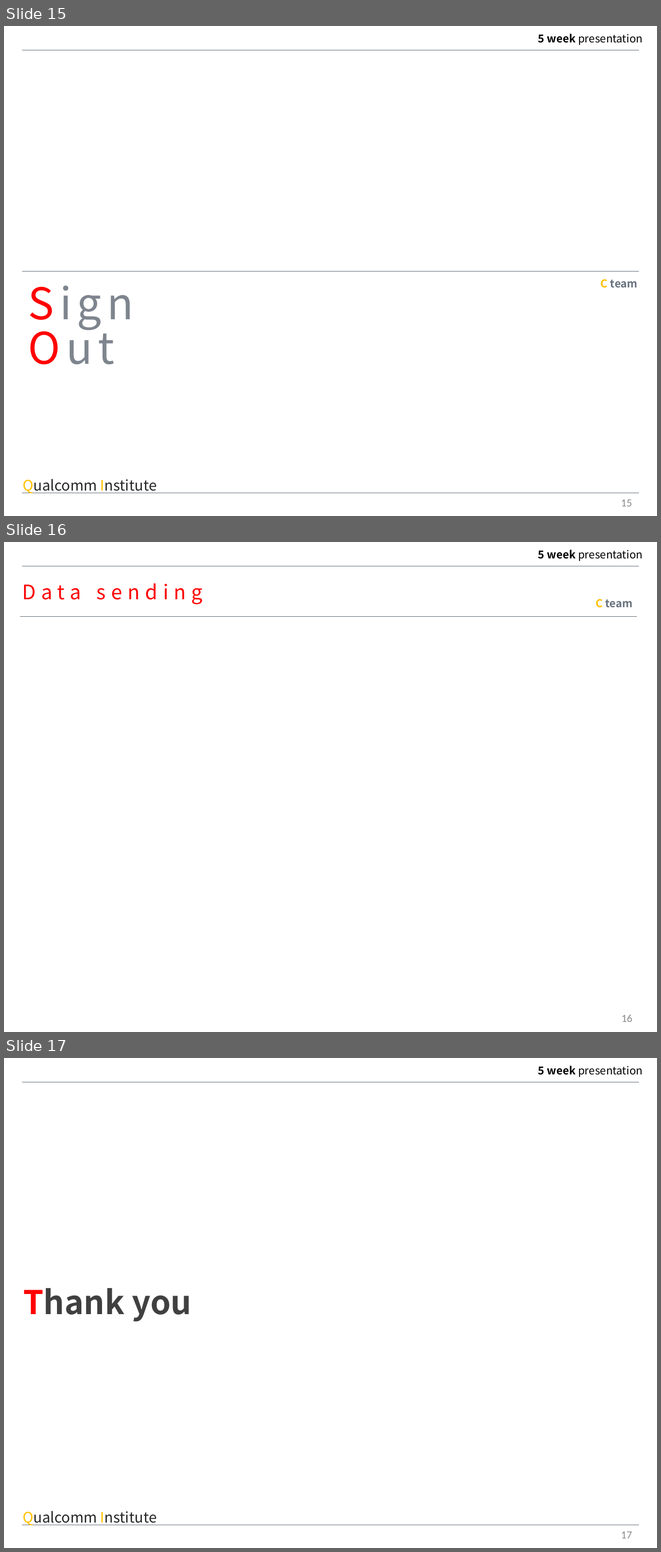
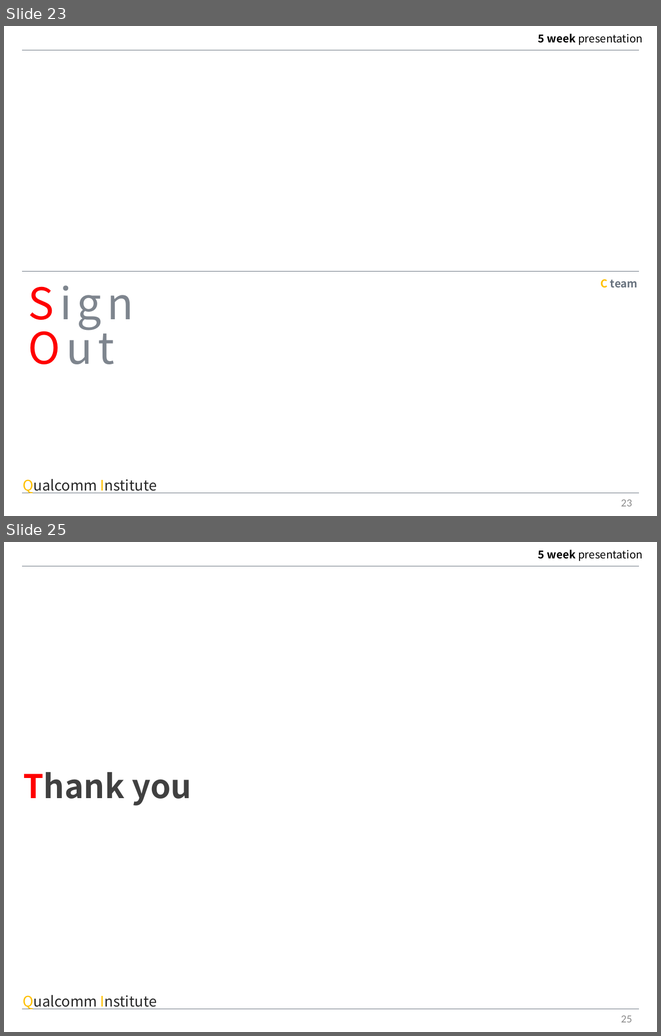
Before and after one commit to MAENGSOOHOON/summer2017IoT, a slide deck: 5week/PPT/5week.pptx. Shown one above the other, each under a label of ours: slides 15, 16 and 17 before the commit, slides 23 and 25 after it; the slides between them are not shown. The pictures are 661x1552 and 661x1036 pixels, drawn with LibreOffice and Linux fonts; fonts in the diff are those of the drawing. Boxes give left, top, right and bottom in pixels: in the first picture for what was removed or moved away, otherwise in the second. Text is boxed around its words. In the diff, an @@ line names an element or a change of style, - is before the commit and + after.

```diff
--- a/5week/PPT/5week.pptx
+++ b/5week/PPT/5week.pptx
@@ slide 16 removed at [4, 542, 657, 1032], background #FFFFFF; not listed: 2 template elements that a slide beside it also shows @@
@@ text removed at [22, 583, 203, 605] @@
-Data sending
@@ text removed at [595, 599, 633, 608] @@
-C team
@@ line removed from (20, 616) to (637, 616) @@
@@ page number removed at [621, 1014, 633, 1022] @@
-16
@@ what was slide 15 is now slide 23 @@
@@ page number at [621, 499, 632, 506]: text changed @@
-15
+23
@@ what was slide 17 is now slide 25 @@
@@ page number at [621, 1015, 632, 1022]: text changed @@
-17
+25
```
Also in this commit, not shown: 5 slides changed, 9 slides added, 4 other files.
